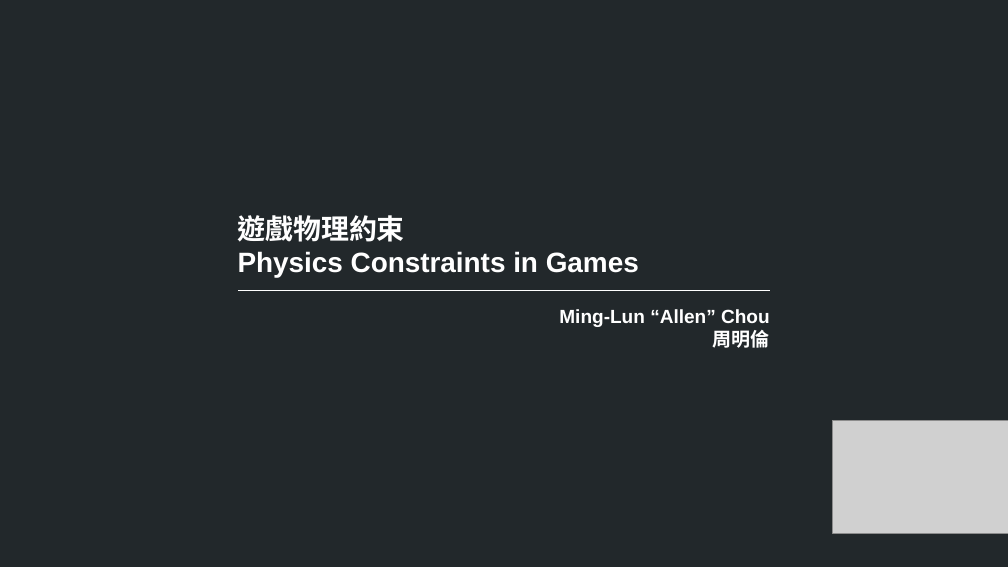
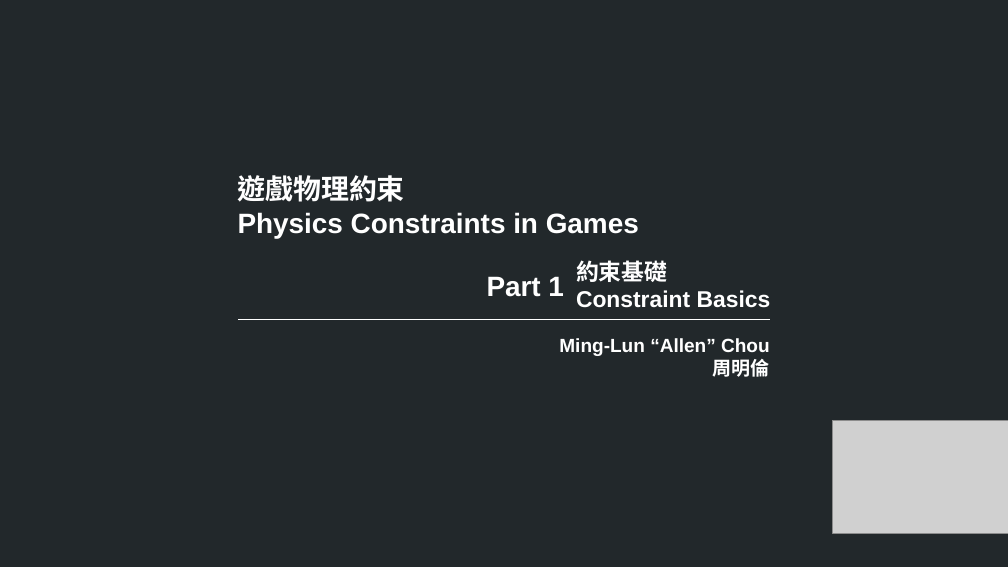
Before and after one commit to TheAllenChou/unity-physics-constraints, a slide deck: slide 1 of slides/physics constraints in games.odp. Drawn at 1008x567 pixels with LibreOffice and Linux fonts; fonts in the diff are those of the drawing; grey boxes stand for pictures. Boxes give left, top, right and bottom in pixels: in the first picture for what was removed or moved away, otherwise in the second. Text is boxed around its words. In the diff, an @@ line names an element or a change of style, - is before the commit and + after.

Commit message:
Slides.

```diff
--- a/slides/physics constraints in games.odp
+++ b/slides/physics constraints in games.odp
@@ text "遊戲物理約束": place and size @@
-text "遊戲物理約束" at [238,215,639,277]
+text "遊戲物理約束" at [238,175,639,238]
@@ text added at [576,260,771,308], 18 pt, text #FFFFFF, bold @@
+約束基礎
+Constraint Basics
@@ text added at [487,276,564,297], 22 pt, text #FFFFFF, bold @@
+Part 1
@@ line moved from (239, 291) - (769, 291) to (239, 320) - (769, 320) @@
@@ text "Ming-Lun “Allen” Chou": place and size @@
-text "Ming-Lun “Allen” Chou" at [559,309,770,348]
+text "Ming-Lun “Allen” Chou" at [559,338,770,377]
```
